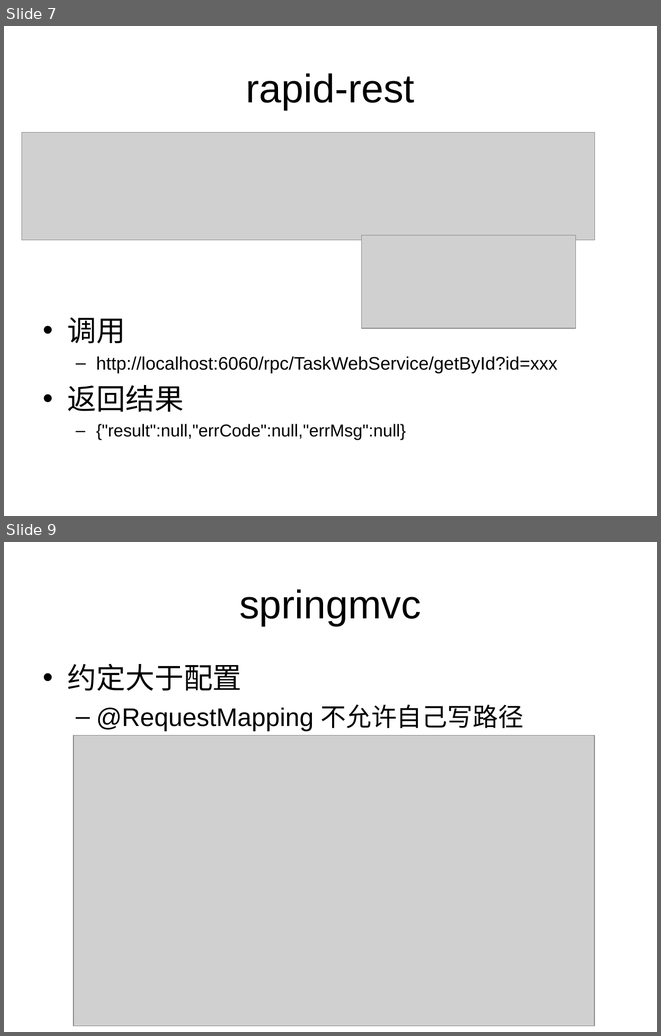
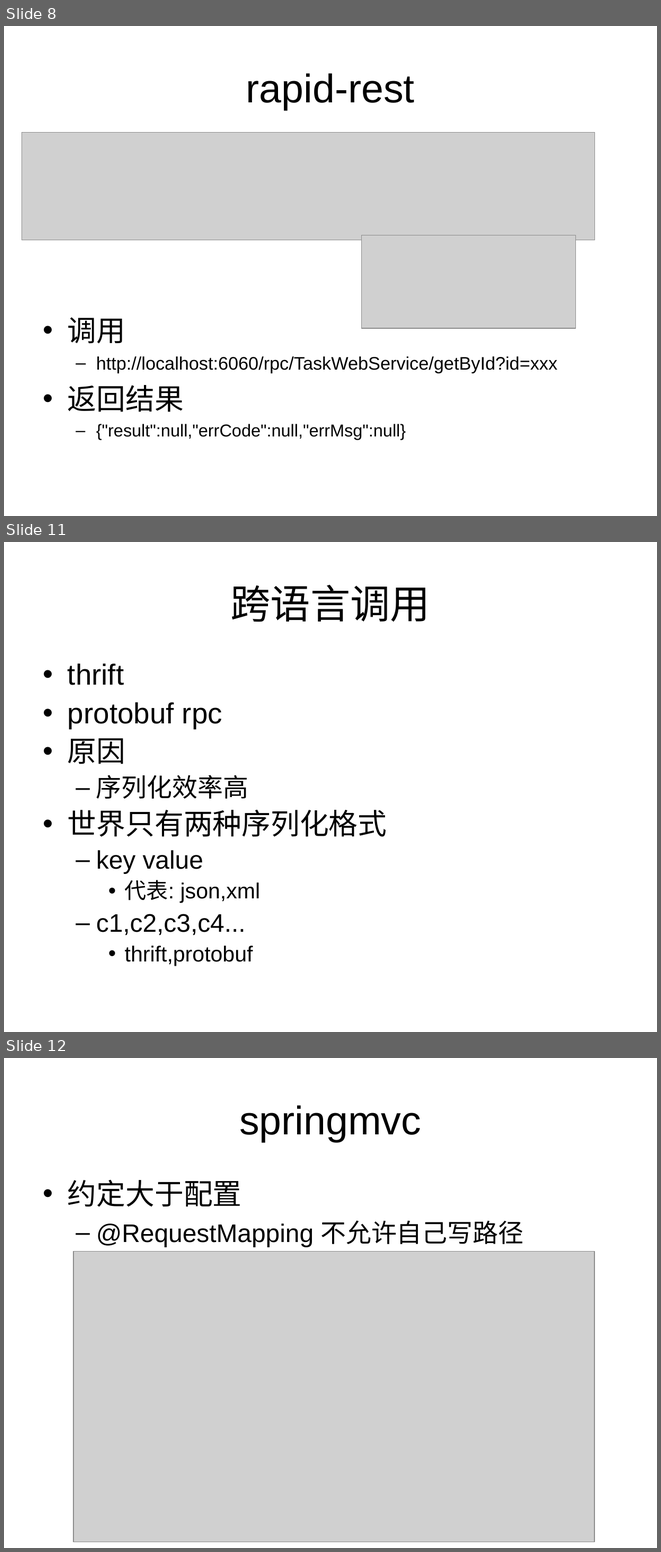
Before and after one commit to badqiu/archetype, a slide deck: doc/培训文档/rapid脚手架项目.ppt. Shown one above the other, each under a label of ours: slides 7 and 9 before the commit, slides 8, 11 and 12 after it; the slides between them are not shown. The pictures are 661x1036 and 661x1552 pixels, drawn with LibreOffice and Linux fonts; fonts in the diff are those of the drawing; grey boxes stand for pictures. Boxes give left, top, right and bottom in pixels: in the first picture for what was removed or moved away, otherwise in the second. Text is boxed around its words. In the diff, an @@ line names an element or a change of style, - is before the commit and + after.

```diff
--- a/doc/培训文档/rapid脚手架项目.ppt
+++ b/doc/培训文档/rapid脚手架项目.ppt
@@ slide 11 added at [4,542,657,1032], background #FFFFFF @@
@@ title added at [231,584,430,622], 44 pt, text #000000 @@
+跨语言调用
@@ text added at [68,663,387,965], 32 pt, text #000000 @@
+• thrift
+• protobuf rpc
+• 原因
+  – 序列化效率高
+• 世界只有两种序列化格式
+  – key value
+    • 代表: json,xml
+  – c1,c2,c3,c4...
+    • thrift,protobuf
@@ what was slide 7 is now slide 8 @@
@@ what was slide 9 is now slide 12 @@
```
Also in this commit, not shown: 7 slides changed, 2 other slides added, 3 other files.
